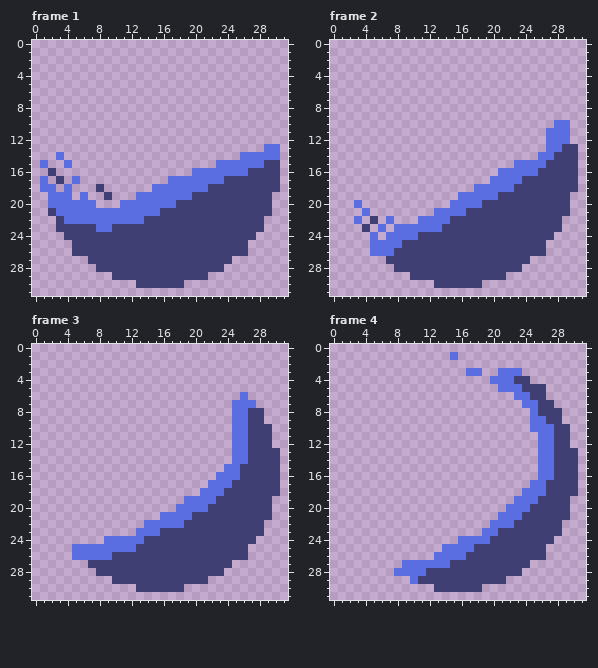
Pixel-art file -- Assets/Graphics/Orb_Mana.aseprite. That is the earlier state.
32x32 pixels, 12 frames. Shown: frame 1, frame 2, frame 3, frame 4. The commit also changed other frames, which this record leaves out.
Now the later version:
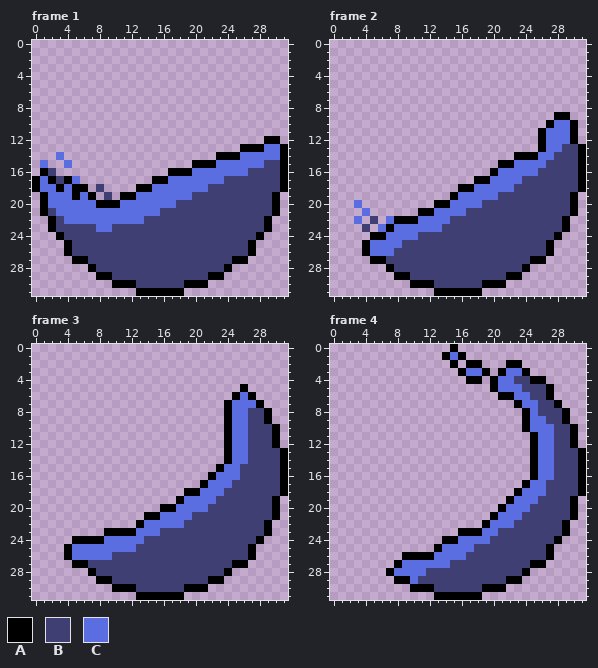
Palette (. is transparent): A #000000  B #3f3f74  C #5b6ee1
Edits made:
layer "Layer 2" added
Changed rows in their new state; - is an unchanged pixel.
Frame 1, layer "Layer 2":
first column x 0:
12 -----------------------------AA-
13 --------------------------AAA--A
14 -----------------------AAA-----A
15 --------------------AAA--------A
16 -A---------------AAA-----------A
17 A-A-A----------AA--------------A
18 A--A-AA------AA----------------A
19 -A---A-A---AA-----------------A-
20 -A------AAA-------------------A-
21 -A----------------------------A-
22 --A--------------------------A--
23 --A--------------------------A--
24 ---A------------------------A---
25 ----A----------------------A----
26 ----A----------------------A----
27 -----AA------------------AA-----
28 -------A----------------A-------
29 --------AA------------AA--------
30 ----------AAA------AAA----------
31 -------------AAAAAA-------------
Frame 2, layer "Layer 2":
first column x 4:
 9 ------------------------AA--
10 -----------------------A--A-
11 ----------------------A---A-
12 ----------------------A---A-
13 ----------------------A----A
14 -------------------AAA-----A
15 -----------------AA--------A
16 ----------------A----------A
17 --------------AA-----------A
18 ------------AA-------------A
19 -----------A--------------A-
20 ---------AA---------------A-
21 -------AA-----------------A-
22 ----AAA------------------A--
23 ---A---------------------A--
24 -AA---------------------A---
25 A----------------------A----
26 A----------------------A----
27 -AA------------------AA-----
28 ---A----------------A-------
29 ----AA------------AA--------
30 ------AAA------AAA----------
31 ---------AAAAAA-------------
Frame 3, layer "Layer 2":
first column x 4:
 5 ----------------------A-----
 6 ---------------------A-A----
 7 --------------------A---A---
 8 --------------------A----A--
 9 --------------------A----A--
10 --------------------A-----A-
11 --------------------A-----A-
12 --------------------A-----A-
13 --------------------A------A
14 --------------------A------A
15 -------------------A-------A
16 ------------------A--------A
17 -----------------A---------A
18 ---------------AA----------A
19 --------------A-----------A-
20 ------------AA------------A-
21 ----------AA--------------A-
22 ---------A---------------A--
23 -----AAAA----------------A--
24 -AAAA-------------------A---
25 A----------------------A----
26 A----------------------A----
27 -AA------------------AA-----
28 ---A----------------A-------
29 ----AA------------AA--------
30 ------AAA------AAA----------
31 ---------AAAAAA-------------
Frame 4, layer "Layer 2":
first column x 7:
 0 --------A----------------
 1 -------A-A---------------
 2 --------A-AA---AA--------
 3 ---------A--A-A--A-------
 4 ----------AA-A----AA-----
 5 -------------A------A----
 6 --------------AA----A----
 7 ----------------A----A---
 8 -----------------A----A--
 9 -----------------A----A--
10 -----------------A-----A-
11 ------------------A----A-
12 ------------------A----A-
13 ------------------A-----A
14 ------------------A-----A
15 ------------------A-----A
16 ------------------A-----A
17 -----------------A------A
18 ----------------A-------A
19 ---------------A-------A-
20 --------------A--------A-
21 -------------A---------A-
22 ------------A---------A--
23 ---------AAA----------A--
24 -------AA------------A---
25 ------A-------------A----
26 --AAAA--------------A----
27 -A----------------AA-----
28 A----------------A-------
29 -AA------------AA--------
30 ---AAA------AAA----------
31 ------AAAAAA-------------
Where, in picture pixels (left, top, right, bottom), the same in both pictures:
added: (32, 136, 288, 296)
changed: (362, 112, 586, 296)
added: (64, 384, 288, 600)
changed: (386, 344, 586, 600)
